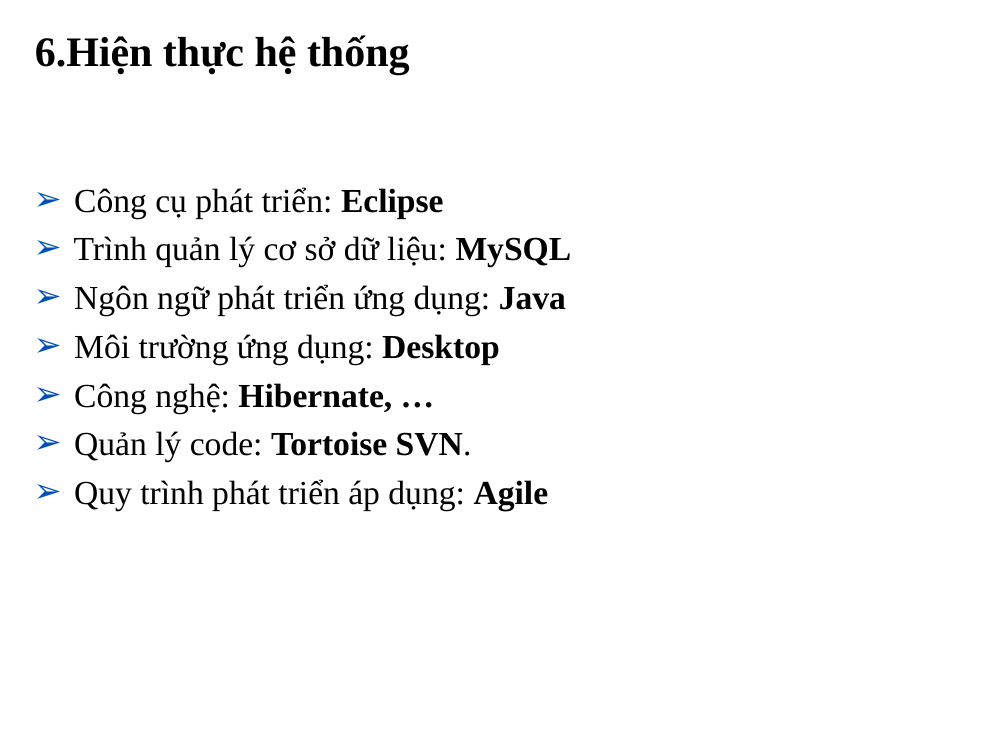
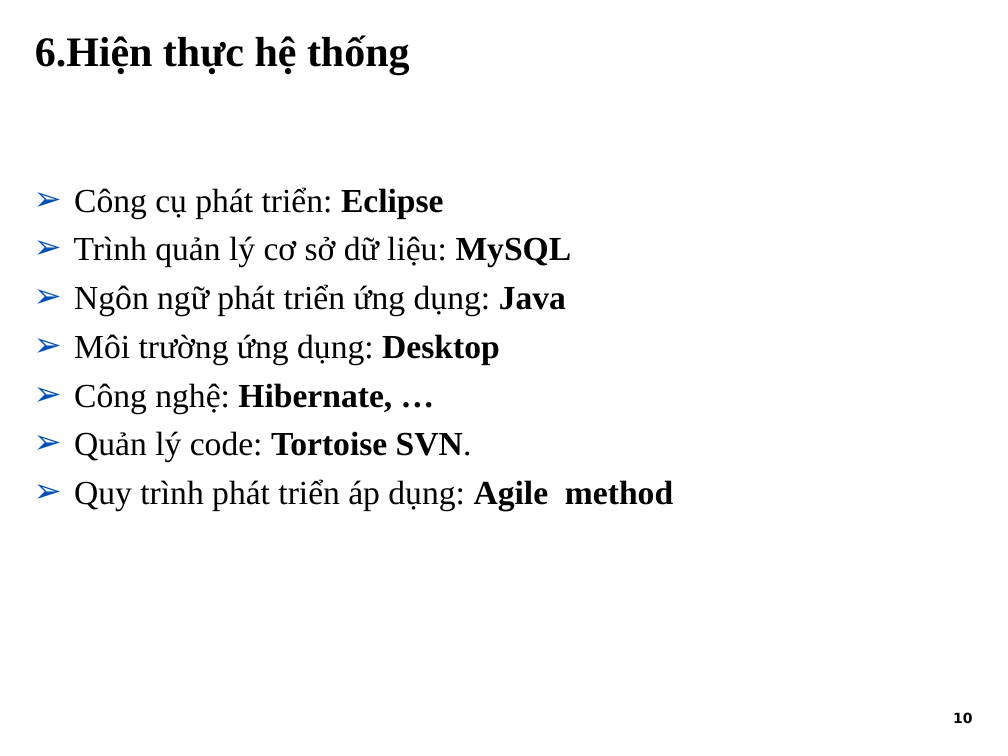
Before and after one commit to tiendv/detaitotnghiep, a slide deck: slide 11 of Report/Slide Baove/Final_slide.ppt. Drawn at 1008x756 pixels with LibreOffice and Linux fonts; fonts in the diff are those of the drawing; background and template pictures are left out. Boxes give left, top, right and bottom in pixels: in the first picture for what was removed or moved away, otherwise in the second. Text is boxed around its words. In the diff, an @@ line names an element or a change of style, - is before the commit and + after.

```diff
--- a/Report/Slide Baove/Final_slide.ppt
+++ b/Report/Slide Baove/Final_slide.ppt
@@ text at [74, 479, 673, 511]: text changed @@
-➢ Quy trình phát triển áp dụng: Agile
+➢ Quy trình phát triển áp dụng: Agile method
@@ text added at [953, 712, 972, 724], 10 pt, text #000000, bold @@
+10
```
Also in this commit, not shown: 14 other slides changed.
